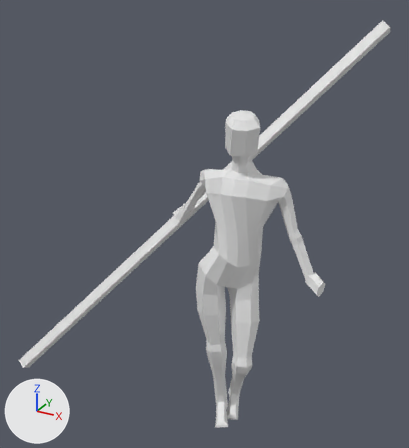
Two versions of the FBX model ProjectTree/Assets/Art/TreeMCAnim.fbx, one commit apart.
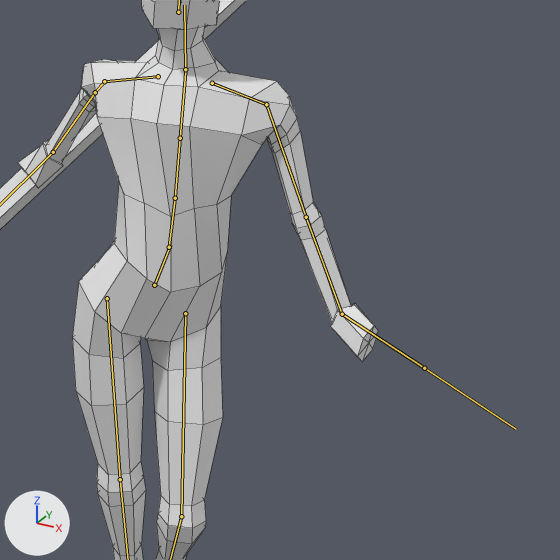
Each version appears first whole from a 50 mm camera at (1.14, -2.35, 2.37) aimed at (-0.35, 0.36, 1.02), and next in a close-up on the part from 40% to 98% of the width and 32% to 85% of the height. Every picture has the same lights, and +X, +Y and +Z are marked at lower left. Both versions are drawn at frame 2 of the action 'Armature|ArmatureAction'; the numbers are the values there. The bones that bend it are drawn over the model as lines in the close-ups. The close-ups show mesh edges as thin lines.
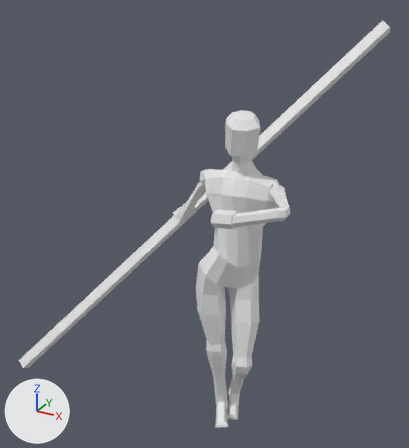
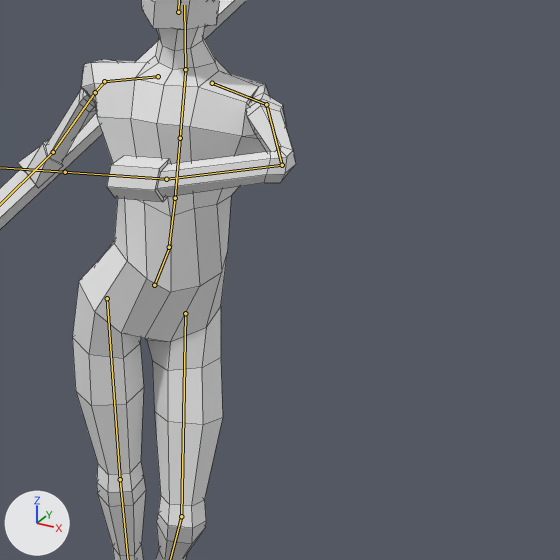
Where the change shows, as pixel boxes [x1, y1, x2, y2] in the close-ups (560 x 560 px):
'Cube.001', posed
    before: [18, 0, 379, 560]
    after: [18, 0, 296, 560]
bone 'mixamorig:LeftArm', root to tip
    before: (266, 104) to (306, 217)
    after: (266, 104) to (282, 165)
bone 'mixamorig:LeftForeArm', root to tip
    before: (306, 217) to (342, 314)
    after: (282, 165) to (166, 179)
bone 'mixamorig:LeftHand', root to tip
    before: (342, 314) to (424, 368)
    after: (166, 179) to (65, 172)

The change in detail:
Bone 'mixamorig:LeftArm' (bone_mixamorig_leftarm) turns from (54, -30, -46) to (-37, 108, 29) degrees about its own x, y and z.
Bone 'mixamorig:LeftForeArm' (bone_mixamorig_leftforearm) turns from (0, 0, -14) to (-96, 22, -15) degrees about its own x, y and z.
Bone 'mixamorig:LeftHand' (bone_mixamorig_lefthand) turns from (0, 0, 56) to (-19, 0, 1) degrees about its own x, y and z.
